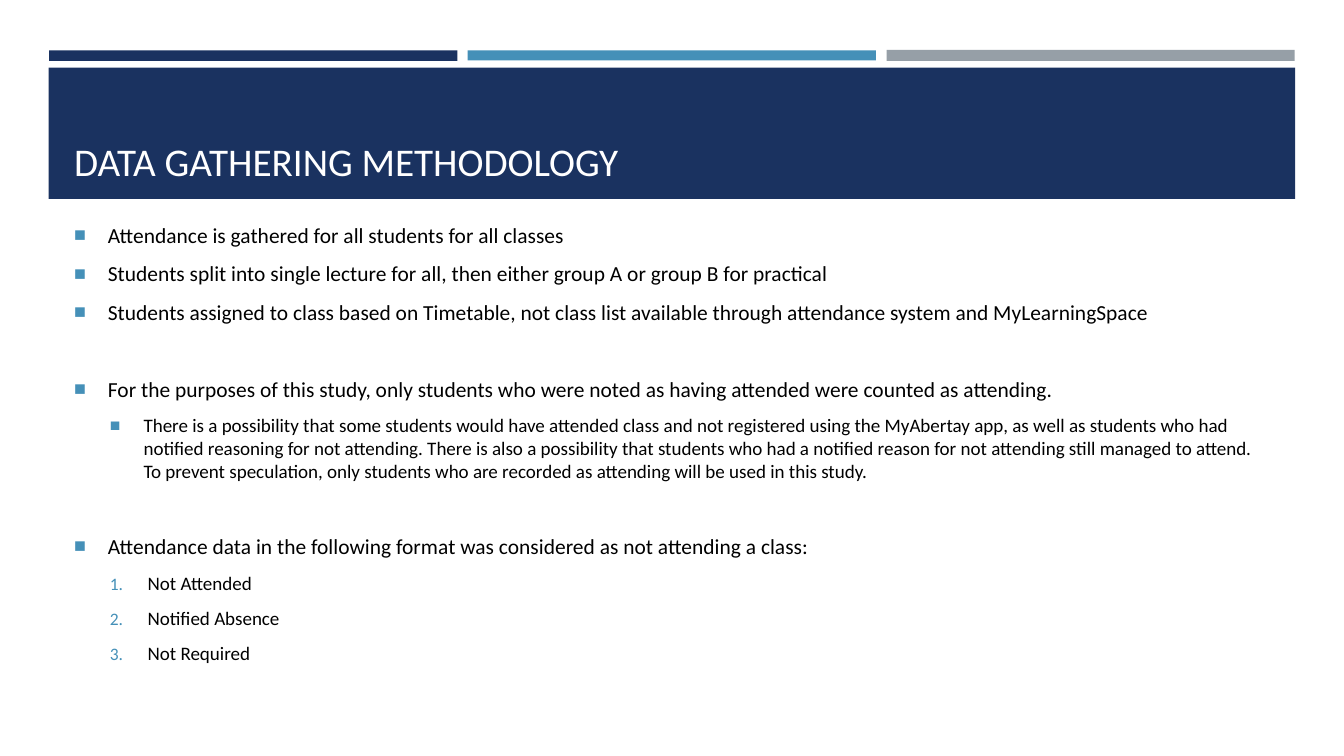
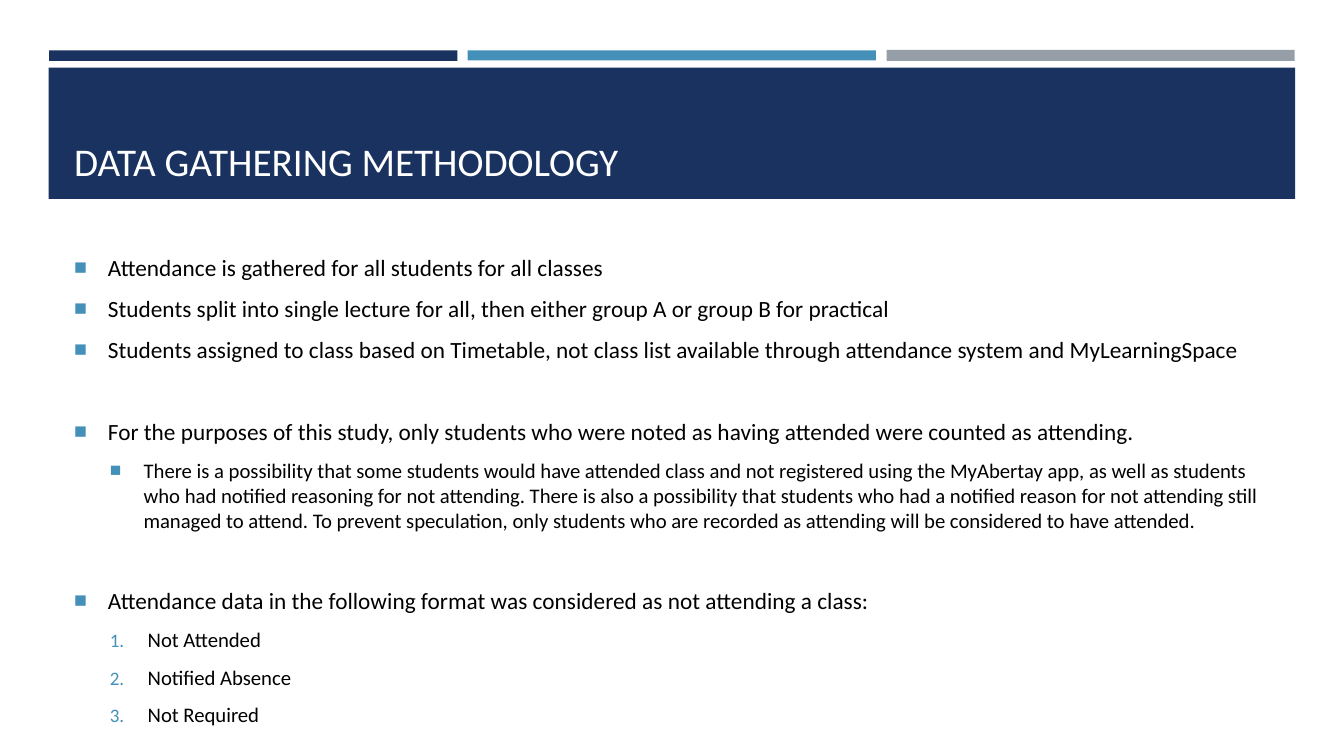
Before and after one commit to ChrisAcornleyPhD/CAP512Data, a slide deck: slide 9 of scripts/CAP512.pptx (slide 8 before the commit). Drawn at 1344x756 pixels with LibreOffice and Linux fonts; fonts in the diff are those of the drawing. Boxes give left, top, right and bottom in pixels: in the first picture for what was removed or moved away, otherwise in the second. Text is boxed around its words. In the diff, an @@ line names an element or a change of style, - is before the commit and + after.

```diff
--- a/scripts/CAP512.pptx
+++ b/scripts/CAP512.pptx
@@ text at (x1=108, y1=260, x2=1238, y2=726): size 15.3 to 16.6 pt in "Attendance is gathered for all students for ...", "Students split into single lecture for all, ...", "Students assigned to class based on Timetable, ...", "For the purposes of this study, only ..." and 1 more places; size 13.6 to 14.8 pt in "Not Attended", "Notified Absence", "Not Required" @@
@@ text at (x1=144, y1=463, x2=1257, y2=532): text changed; size 13.6 to 14.8 pt @@
-  ■ There is a possibility that some students would have attended class and not registered using the MyAbertay app, as well as students who had notified reasoning for not attending. There is also a possibility that students who had a notified reason for not attending still managed to attend. To prevent speculation, only students who are recorded as attending will be used in this study.
+  ■ There is a possibility that some students would have attended class and not registered using the MyAbertay app, as well as students who had notified reasoning for not attending. There is also a possibility that students who had a notified reason for not attending still managed to attend. To prevent speculation, only students who are recorded as attending will be considered to have attended.
```
Also in this commit, not shown: 15 other slides changed, 10 slides added.
